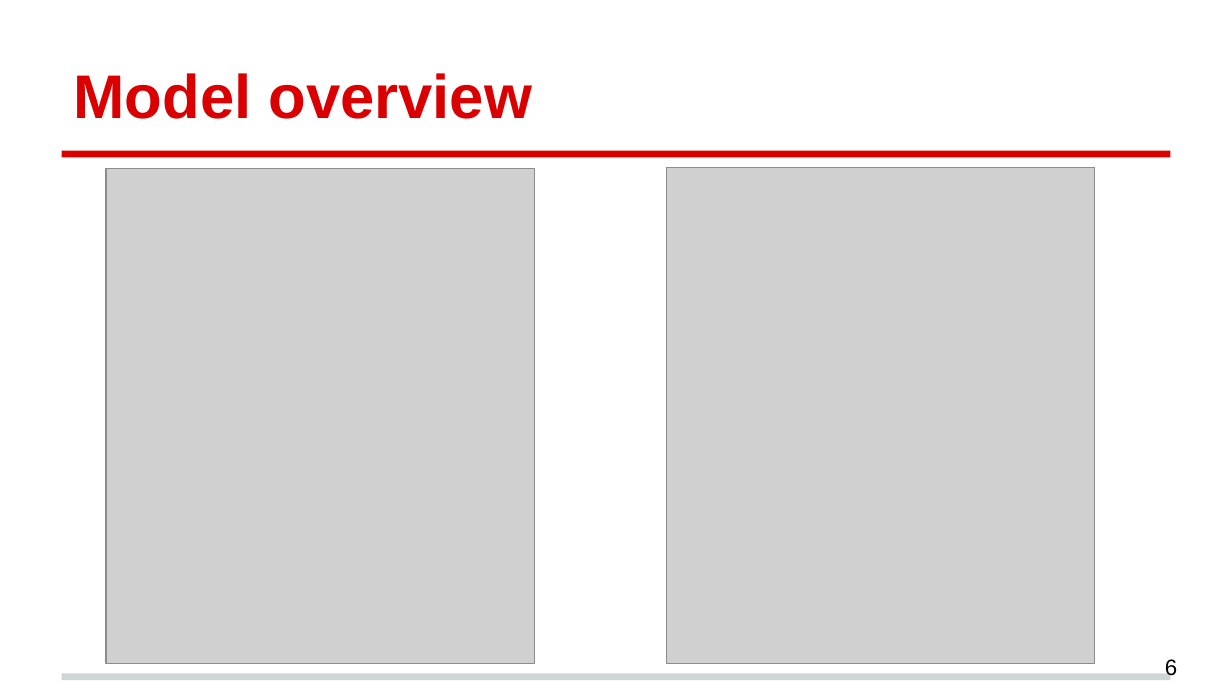
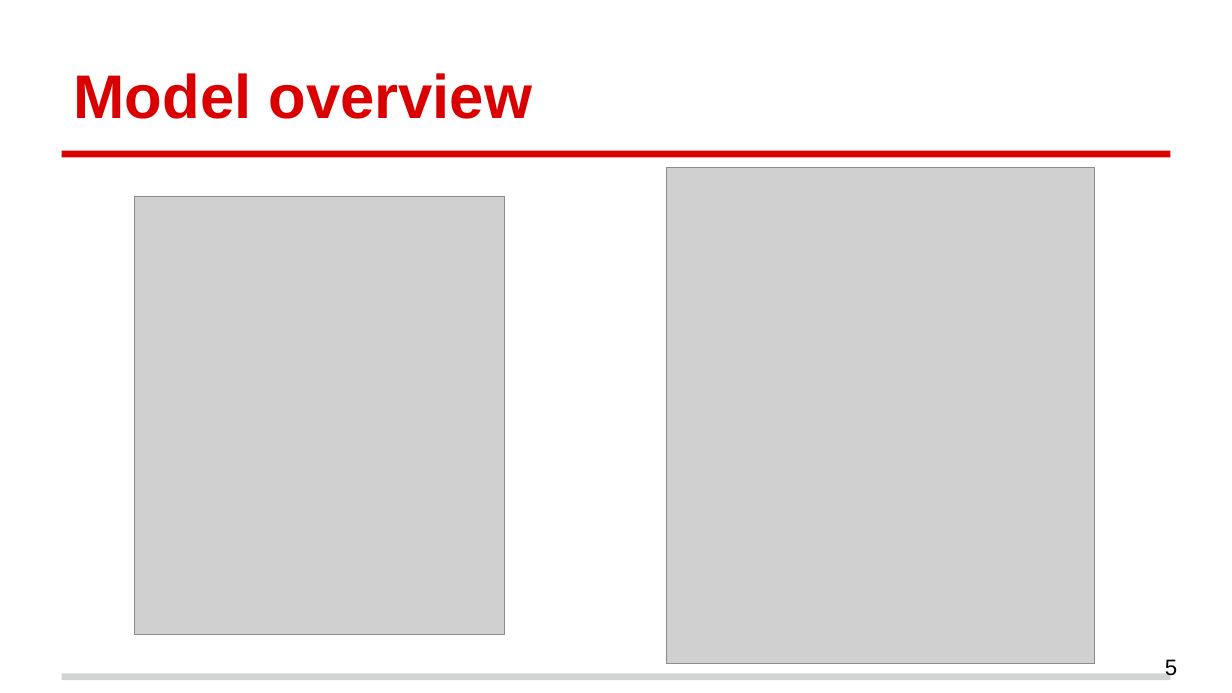
Before and after one commit to RyanCarey/abm-platform, a slide deck: slide 5 of media/Cell Behaviour Modeling Platform Presentation.pptx (slide 6 before the commit). Drawn at 1232x693 pixels with LibreOffice and Linux fonts; fonts in the diff are those of the drawing; grey boxes stand for pictures. Boxes give left, top, right and bottom in pixels: in the first picture for what was removed or moved away, otherwise in the second. Text is boxed around its words. In the diff, an @@ line names an element or a change of style, - is before the commit and + after.

```diff
--- a/media/Cell Behaviour Modeling Platform Presentation.pptx
+++ b/media/Cell Behaviour Modeling Platform Presentation.pptx
@@ picture: place and size @@
-picture at (106, 169, 535, 664)
+picture at (134, 196, 504, 634)
@@ page number at (1165, 659, 1177, 676): text changed @@
-6
+5
```
Also in this commit, not shown: 3 other slides changed, 1 slide removed, 1 other file.
